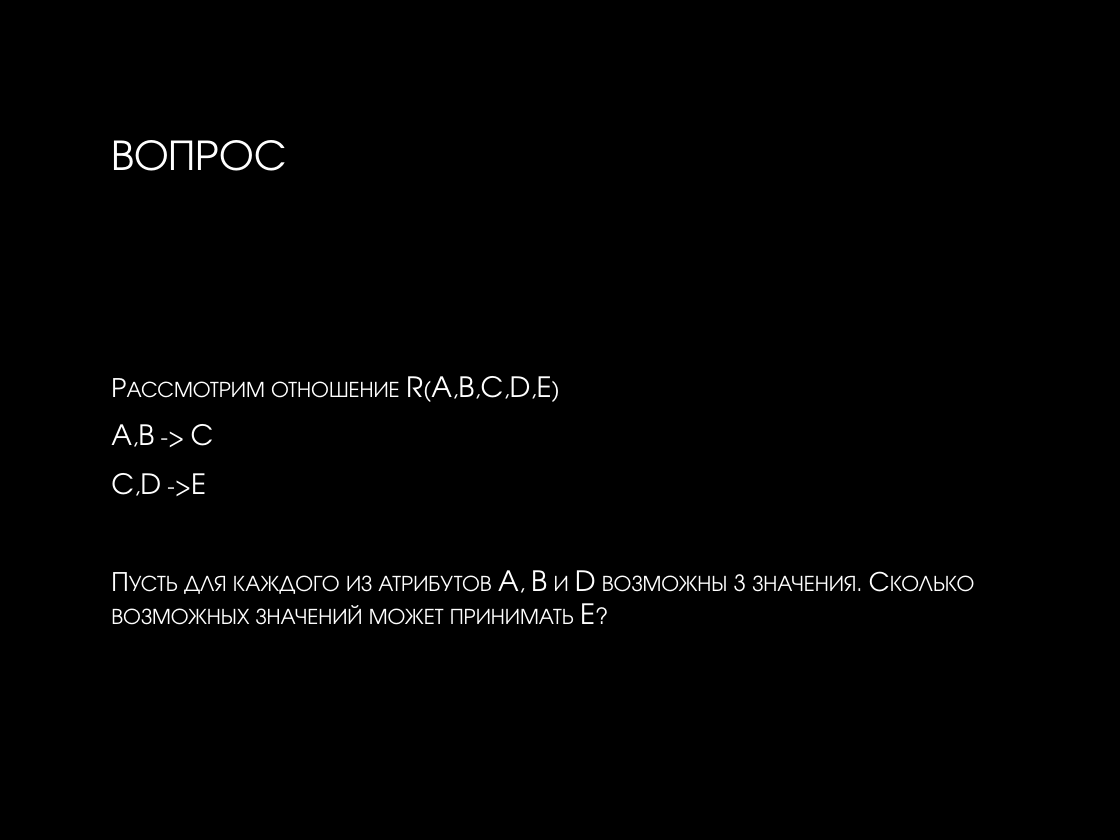
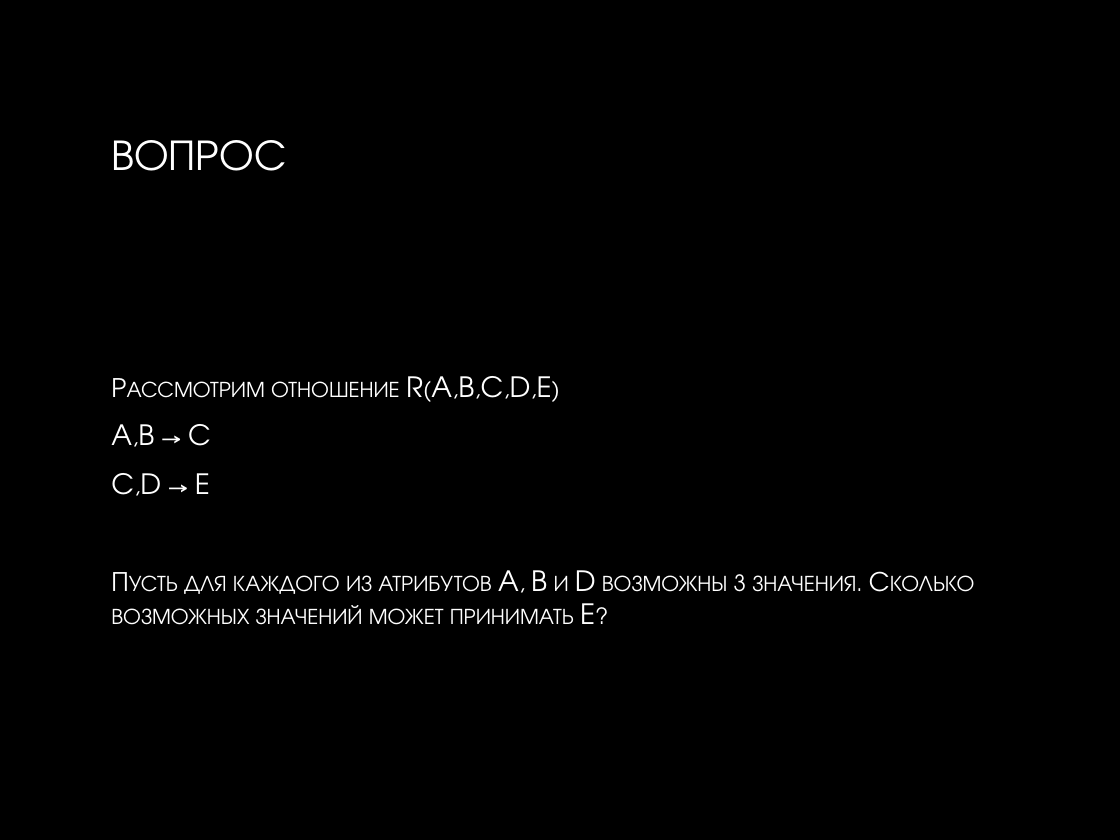
Before and after one commit to smurav/db13-14, a slide deck: slide 8 of sql/lectures/9_functional_dependencies.pptx. Drawn at 1120x840 pixels with LibreOffice and Linux fonts; fonts in the diff are those of the drawing; background and template pictures are left out. Boxes give left, top, right and bottom in pixels: in the first picture for what was removed or moved away, otherwise in the second. Text is boxed around its words. In the diff, an @@ line names an element or a change of style, - is before the commit and + after.

```diff
--- a/sql/lectures/9_functional_dependencies.pptx
+++ b/sql/lectures/9_functional_dependencies.pptx
@@ text at (x1=111, y1=424, x2=211, y2=495): text changed @@
-A,B -> C
-C,D ->E
+A,B → C
+C,D → E
```
Also in this commit, not shown: 12 slides added.
